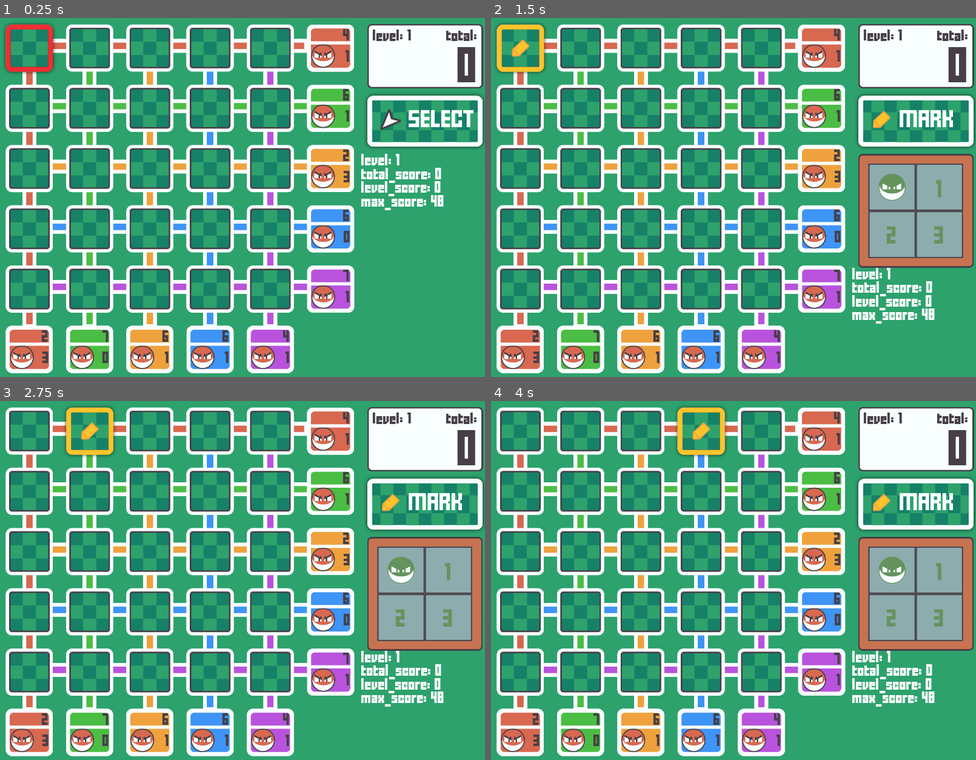
Above: before the commit, frames 1-4 (two rows, left to right).
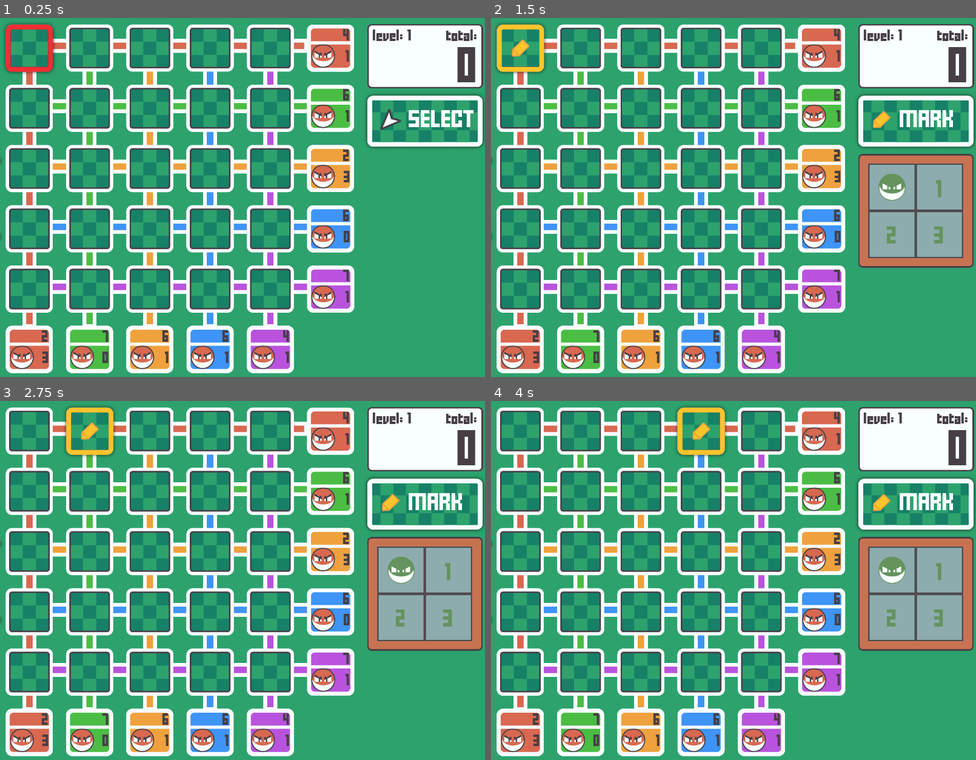
Above: after the commit, the same moments.

Repository: sophearahsp/Voltorb-Flip-Web-Version-2
Game: Godot game, scene res://scenes/main.tscn
The game is run twice, just before and just after one commit, with the same random seed, the same clock (stepped at 60 frames per second) and the same inputs.
Inputs (mouse positions are in pixels of both pictures, inside the frame that each line leads up to):
- Up to frame 1 (0.25 s): no input
- Up to frame 2 (1.5 s): click (917, 122) at 0.5 s; click (520, 46) at 1.25 s
- Up to frame 3 (2.75 s): click (87, 429) at 2 s
- Up to frame 4 (4 s): click (641, 429) at 2.75 s; click (699, 429) at 3.5 s

The runs differ from the first frame. In frame 1, 1.0% of the frame differs, in the area x 0-92%, y 37-62%; in frame 2, 1.0%; in frame 3, 1.0%; in frame 4, 1.0%.

Commit message:
marking panel in/out animation

Diff:
--- a/scenes/main.tscn
+++ b/scenes/main.tscn
@@ -8,76 +8,6 @@
 [ext_resource path="res://assets/1x/PlayerControls/ToggleSelectPressedx1.png" type="Texture" id=9]
 [ext_resource path="res://assets/1x/PlayerControls/ToggleSelectHoverx1.png" type="Texture" id=10]
 
-[sub_resource type="Animation" id=8]
-resource_name = "anim_in"
-tracks/0/type = "value"
-tracks/0/path = NodePath("LevelEndBackground:rect_position")
-tracks/0/interp = 1
-tracks/0/loop_wrap = true
-tracks/0/imported = false
-tracks/0/enabled = true
-tracks/0/keys = {
-"times": PoolRealArray( 0, 0.2 ),
-"transitions": PoolRealArray( 1, 1 ),
-"update": 0,
-"values": [ Vector2( -1296, 358 ), Vector2( -15.0001, 358 ) ]
-}
-
-[sub_resource type="Animation" id=9]
-resource_name = "anim_out"
-tracks/0/type = "value"
-tracks/0/path = NodePath("LevelEndBackground:rect_position")
-tracks/0/interp = 1
-tracks/0/loop_wrap = true
-tracks/0/imported = false
-tracks/0/enabled = true
-tracks/0/keys = {
-"times": PoolRealArray( 0, 0.2 ),
-"transitions": PoolRealArray( 1, 1 ),
-"update": 0,
-"values": [ Vector2( -15.0001, 358 ), Vector2( 1272, 358 ) ]
-}
-
-[sub_resource type="Animation" id=7]
-resource_name = "expand"
-length = 0.2
-tracks/0/type = "value"
-tracks/0/path = NodePath("LevelEndBackground:rect_position")
-tracks/0/interp = 1
-tracks/0/loop_wrap = true
-tracks/0/imported = false
-tracks/0/enabled = true
-tracks/0/keys = {
-"times": PoolRealArray( 0, 0.2 ),
-"transitions": PoolRealArray( 1, 1 ),
-"update": 0,
-"values": [ Vector2( -16, 160 ), Vector2( -15, 40 ) ]
-}
-tracks/1/type = "value"
-tracks/1/path = NodePath("LevelEndBackground:rect_size")
-tracks/1/interp = 1
-tracks/1/loop_wrap = true
-tracks/1/imported = false
-tracks/1/enabled = true
-tracks/1/keys = {
-"times": PoolRealArray( 0, 0.2 ),
-"transitions": PoolRealArray( 1, 1 ),
-"update": 0,
-"values": [ Vector2( 1310, 0 ), Vector2( 1310, 244 ) ]
-}
-tracks/2/type = "value"
-tracks/2/path = NodePath("LevelEndBackground/LevelEndLabel:custom_fonts/font:size")
-tracks/2/interp = 1
-tracks/2/loop_wrap = true
-tracks/2/imported = false
-tracks/2/enabled = true
-tracks/2/keys = {
-"times": PoolRealArray( 0, 0.2 ),
-"transitions": PoolRealArray( 1, 1 ),
-"update": 1,
-"values": [ 1, 70 ]
-}
-
 [sub_resource type="Animation" id=1]
 resource_name = "intro"
 length = 0.2
@@ -135,6 +65,36 @@
 "values": [ Vector2( -16, 358 ), Vector2( 1272, 358 ) ]
 }
 
+[sub_resource type="Animation" id=7]
+resource_name = "panel_in"
+tracks/0/type = "value"
+tracks/0/path = NodePath("HBoxContainer/MarginContainer/PlayerControls/CenterContainer/MarkingPanel:rect_position")
+tracks/0/interp = 1
+tracks/0/loop_wrap = true
+tracks/0/imported = false
+tracks/0/enabled = true
+tracks/0/keys = {
+"times": PoolRealArray( 0, 0.2 ),
+"transitions": PoolRealArray( 1, 1 ),
+"update": 0,
+"values": [ Vector2( 330, 0 ), Vector2( 15, 0 ) ]
+}
+
+[sub_resource type="Animation" id=8]
+resource_name = "panel_out"
+tracks/0/type = "value"
+tracks/0/path = NodePath("HBoxContainer/MarginContainer/PlayerControls/CenterContainer/MarkingPanel:rect_position")
+tracks/0/interp = 1
+tracks/0/loop_wrap = true
+tracks/0/imported = false
+tracks/0/enabled = true
+tracks/0/keys = {
+"times": PoolRealArray( 0, 0.2 ),
+"transitions": PoolRealArray( 1, 1 ),
+"update": 0,
+"values": [ Vector2( 15, 0 ), Vector2( 330, 0 ) ]
+}
+
 [sub_resource type="DynamicFontData" id=2]
 font_path = "res://assets/fonts/FFFFORWA.TTF"
 
@@ -158,11 +118,10 @@
 }
 
 [node name="AnimationPlayer" type="AnimationPlayer" parent="."]
-anims/anim_in = SubResource( 8 )
-anims/anim_out = SubResource( 9 )
-anims/expand = SubResource( 7 )
 anims/intro = SubResource( 1 )
 anims/outro = SubResource( 6 )
+anims/panel_in = SubResource( 7 )
+anims/panel_out = SubResource( 8 )
 
 [node name="Background" parent="." instance=ExtResource( 1 )]
 
@@ -178,7 +137,7 @@
 
 [node name="MarginContainer" type="MarginContainer" parent="HBoxContainer"]
 margin_left = 4.0
-margin_right = 340.0
+margin_right = 1290.0
 margin_bottom = 960.0
 rect_min_size = Vector2( 326, 960 )
 size_flags_horizontal = 3
@@ -186,16 +145,16 @@
 
 [node name="PlayerControls" type="VBoxContainer" parent="HBoxContainer/MarginContainer"]
 margin_top = 19.0
-margin_right = 336.0
+margin_right = 1286.0
 margin_bottom = 960.0
 rect_min_size = Vector2( 326, 941 )
 
 [node name="Scoreboard" parent="HBoxContainer/MarginContainer/PlayerControls" instance=ExtResource( 5 )]
-margin_right = 336.0
+margin_right = 1286.0
 
 [node name="ToggleButton" type="TextureButton" parent="HBoxContainer/MarginContainer/PlayerControls"]
 margin_top = 174.0
-margin_right = 336.0
+margin_right = 1286.0
 margin_bottom = 339.0
 rect_min_size = Vector2( 336, 165 )
 focus_mode = 0
@@ -207,20 +166,21 @@
 
 [node name="CenterContainer" type="CenterContainer" parent="HBoxContainer/MarginContainer/PlayerControls"]
 margin_top = 343.0
-margin_right = 336.0
+margin_right = 1286.0
 margin_bottom = 343.0
 
 [node name="MarkingPanel" parent="HBoxContainer/MarginContainer/PlayerControls/CenterContainer" instance=ExtResource( 8 )]
 visible = false
-margin_left = 15.0
+margin_left = 490.0
 margin_top = -150.0
-margin_right = 320.0
+margin_right = 795.0
 margin_bottom = 150.0
 
 [node name="Label" type="Label" parent="HBoxContainer/MarginContainer/PlayerControls"]
-margin_top = 347.0
-margin_right = 336.0
-margin_bottom = 500.0
+visible = false
+margin_top = 647.0
+margin_right = 1286.0
+margin_bottom = 800.0
 custom_fonts/font = SubResource( 3 )
 text = "level
 total score
@@ -242,9 +202,9 @@
 anchor_top = 0.5
 anchor_right = 0.5
 anchor_bottom = 0.5
-margin_left = 632.0
+margin_left = -1936.0
 margin_top = -122.0
-margin_right = 1942.0
+margin_right = -626.0
 margin_bottom = 122.0
 texture = ExtResource( 2 )
 expand = true
--- a/scripts/main.gd
+++ b/scripts/main.gd
@@ -53,14 +53,11 @@
 func _on_level_ended(result, next_level):
 	# results
 	if result == "win":
-		print("you won the level")
 		end_level_anim("WON LEVEL "+str(next_level))
 	else:
 		end_level_anim("LOST LEVEL "+str(next_level))
-		print("you lost the level")
 
 	# next level
-	print("next play level "+str(next_level))
 	_board.queue_free()
 	yield(get_tree().create_timer(0.01), "timeout")
 	_play_level(next_level)
@@ -124,13 +121,14 @@
 		toggle_button.set_normal_texture(mark_hover)
 		toggle_button.set_pressed_texture(mark_pressed)
 
+		panel_in()
 	else: # change to select mode
 		emit_signal("mode_changed",true)
 		_is_select_mode = true
 		_change_cursor(select_cursor)
-		_marking_panel.hide()
 		toggle_button.set_normal_texture(select_hover)
 		toggle_button.set_pressed_texture(select_pressed)
+		panel_out()
 
 func end_level_anim(contents):
 	$ColorBackground.show()
@@ -142,3 +140,11 @@
 	anim.play("outro")
 	yield(anim, "animation_finished")
 	$ColorBackground.hide()
+
+func panel_in():
+	anim.play("panel_in")
+
+func panel_out():
+	anim.play("panel_out")
+	yield(anim, "animation_finished")
+	_marking_panel.hide()
Not shown: 1 places in scenes/main.tscn that only renumber resources
Not shown, changed: docs/index.pck
